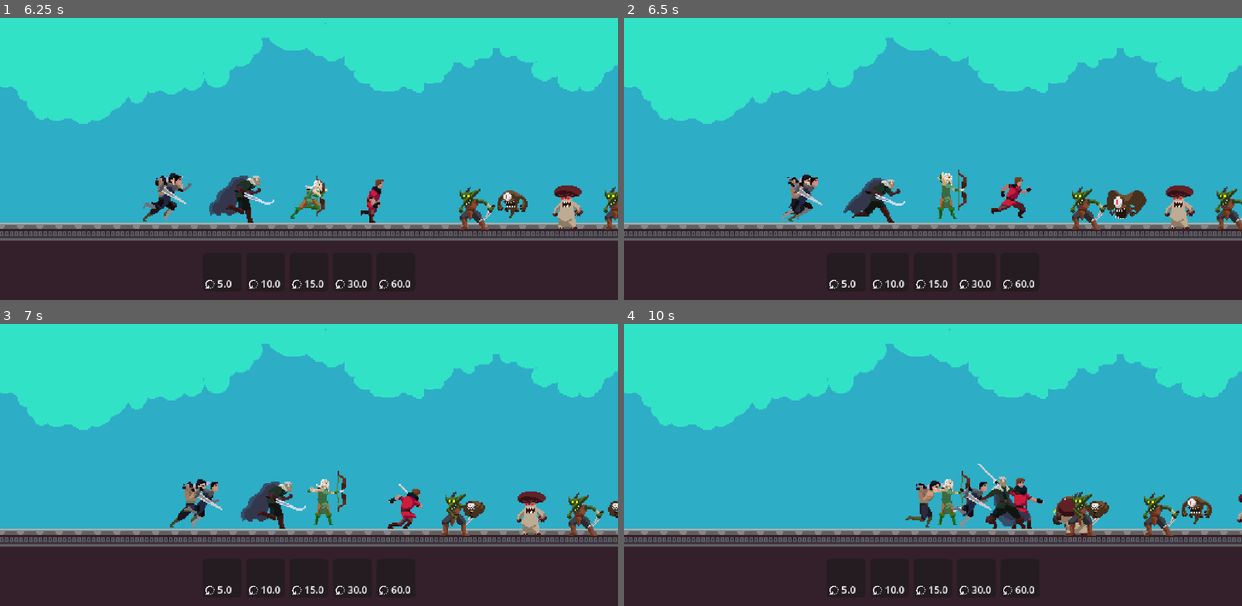
Above: before the commit, frames 1-4 (two rows, left to right).
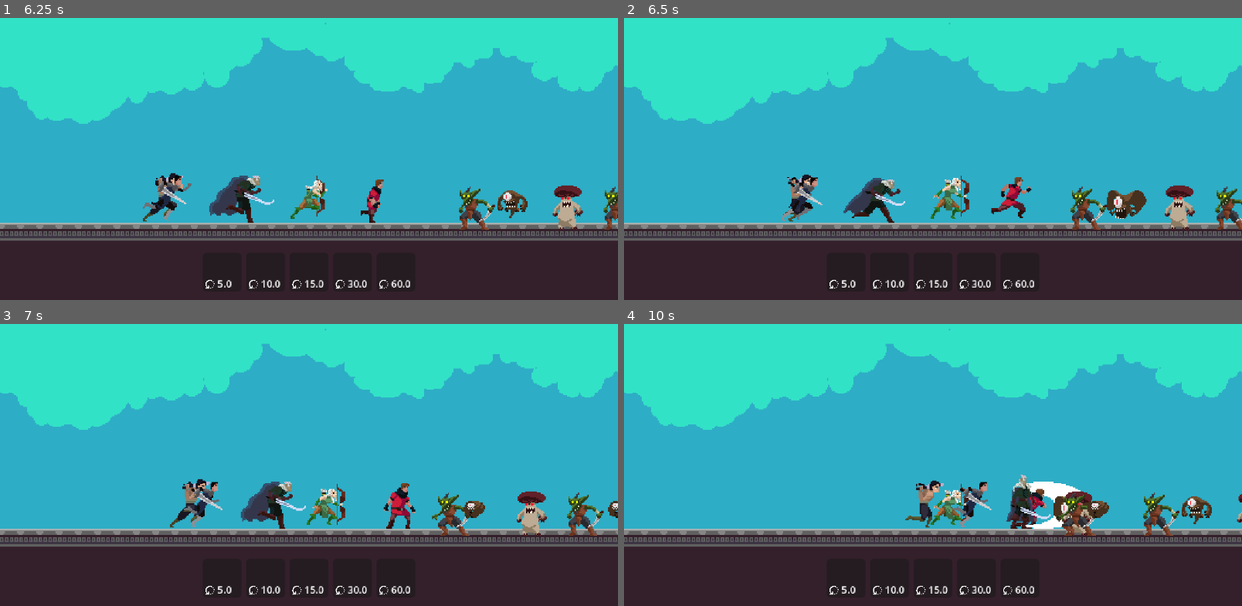
Above: after the commit, the same moments.

Repository: rockgem/finntalisker-dimension-wars
Game: Godot game, scene res://scenes/Main.tscn
The game is run twice, just before and just after one commit, with the same random seed, the same clock (stepped at 60 frames per second) and the same inputs.
Inputs (mouse positions are in pixels of both pictures, inside the frame that each line leads up to):
- Up to frame 1 (6.25 s): tap Enter at 0.5 s; move the mouse to (222, 271) at 0.52 s; click (222, 271) at 0.67 s; move the mouse to (265, 271) at 1.27 s; click (265, 271) at 1.42 s; move the mouse to (309, 271) at 2.02 s; click (309, 271) at 2.17 s; move the mouse to (352, 271) at 2.77 s; click (352, 271) at 2.92 s; move the mouse to (395, 271) at 3.52 s; click (395, 271) at 3.67 s; move the mouse to (123, 74) at 4.27 s; click (123, 74) at 4.42 s; move the mouse to (339, 125) at 5.02 s; click (339, 125) at 5.17 s; move the mouse to (216, 40) at 5.77 s; click (216, 40) at 5.92 s
- Up to frame 2 (6.5 s): no input
- Up to frame 3 (7 s): move the mouse to (444, 414) at 6.52 s; click (444, 414) at 6.67 s
- Up to frame 4 (10 s): move the mouse to (809, 450) at 7.27 s; click (809, 450) at 7.42 s; move the mouse to (994, 355) at 8.02 s; click (994, 355) at 8.17 s; move the mouse to (902, 501) at 8.77 s; click (902, 501) at 8.92 s; move the mouse to (1118, 484) at 9.52 s; click (1118, 484) at 9.67 s

Frame 1 is identical in both runs. In frame 2, 0.6% of the frame differs, in the area x 49-56%, y 53-72%; in frame 3, 1.6%; in frame 4, 2.8%, in the area x 49-77%, y 49-76%.

Commit message:
attack speed

Diff:
--- a/actors/entities/Troop.gd
+++ b/actors/entities/Troop.gd
@@ -22,6 +22,8 @@
 func _ready() -> void:
 	if data.is_empty():
 		return
+
+	attack_tick_max = data['attack_speed']
 
 	$AnimatedSprite2D.sprite_frames = load(data['sprite_frame'])
 
--- a/reso/data/troops_data.json
+++ b/reso/data/troops_data.json
@@ -3,7 +3,7 @@
 		"hp": 25,
 		"attack": 10,
 		"move_speed": 50.0,
-		"attack_speed": 1.5,
+		"attack_speed": 0.8,
 		"cost": 5.0,
 		"cooldown": 5.0,
 		"range": 32.0,
@@ -13,7 +13,7 @@
 		"hp": 25,
 		"attack": 10,
 		"move_speed": 35.0,
-		"attack_speed": 1.5,
+		"attack_speed": 2.0,
 		"cost": 25.0,
 		"cooldown": 10.0,
 		"range": 32.0,
@@ -23,7 +23,7 @@
 		"hp": 25,
 		"attack": 10,
 		"move_speed": 55.0,
-		"attack_speed": 1.5,
+		"attack_speed": 1.0,
 		"cost": 10.0,
 		"cooldown": 15.0,
 		"range": 100.0,
@@ -43,7 +43,7 @@
 		"hp": 25,
 		"attack": 10,
 		"move_speed": 40.0,
-		"attack_speed": 1.5,
+		"attack_speed": 2.5,
 		"cost": 50.0,
 		"cooldown": 60.0,
 		"range": 32.0,
